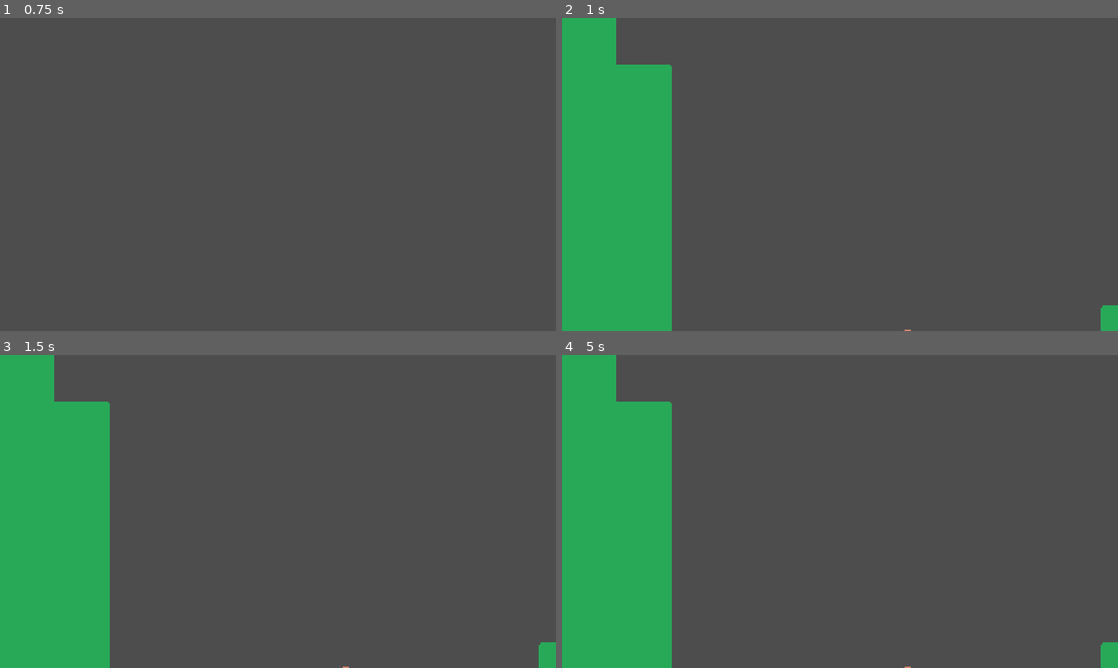
Above: before the commit, frames 1-4 (two rows, left to right).
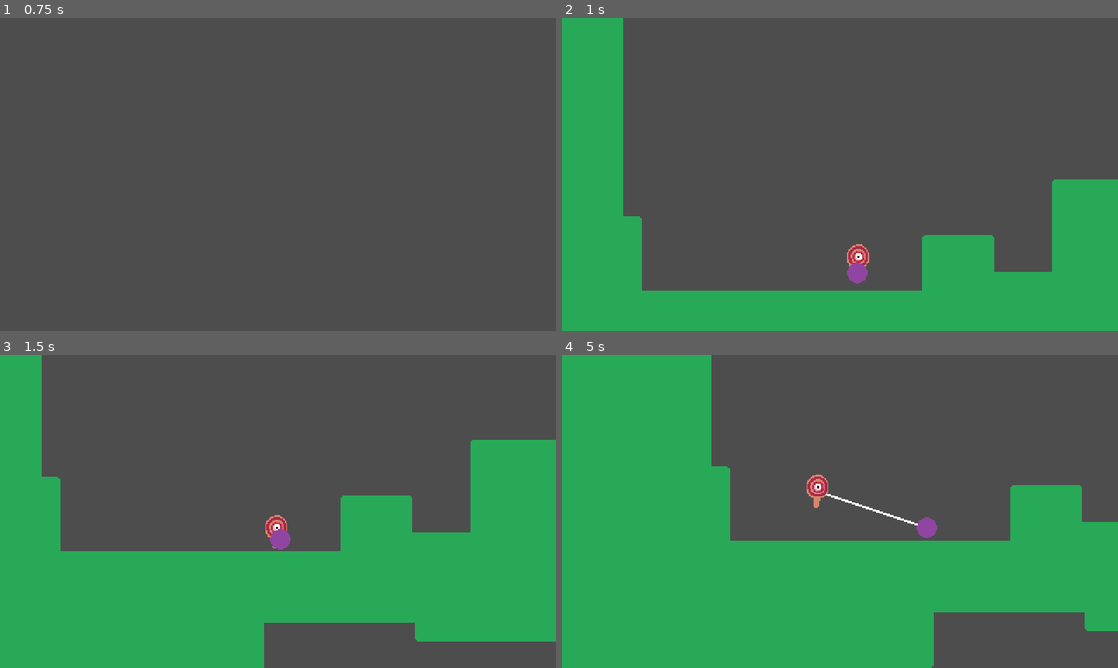
Above: after the commit, the same moments.

Repository: Duocuokie/haven
Game: Godot game, scene res://Game/Main.tscn
Same seed, same stepped clock (60 frames per second), same inputs: the game is played once before the commit and once after it.
Inputs (mouse positions are in pixels of both pictures, inside the frame that each line leads up to):
- Up to frame 1 (0.75 s): tap Enter at 0.5 s; move the mouse to (400, 158) at 0.52 s; hold Right (otherright) from 0.53 s (still down); tap J (jump) at 0.6 s
- Up to frame 2 (1 s): keep holding Right (otherright); tap J (jump) at 0.77 s; tap Up (otherjump, bound only after the commit) at 0.8 s
- Up to frame 3 (1.5 s): keep holding Right (otherright); tap J (jump) at 1.07 s; move the mouse to (166, 527) at 1.27 s; tap Up (otherjump, bound only after the commit) at 1.35 s
- Up to frame 4 (5 s): tap J (jump) at 1.52, 1.55, 1.82, 2.85, 3.02, 3.32, 3.77, 4.07, 4.52, 4.55, 4.82 s; move the mouse to (895, 442) at 2.02 s; release Right (otherright) at 2.03 s; press the mouse at (895, 442) at 2.03 s; hold A (left) 2.03-2.78 s; tap Up (otherjump, bound only after the commit) at 2.3, 3.6 s; move the mouse to (812, 574) at 2.77 s; release the mouse at (812, 574) at 2.78 s; hold Right (otherright) 2.78-4.28 s; move the mouse to (1006, 558) at 3.52 s; move the mouse to (673, 464) at 4.27 s; hold A (left) from 4.28 s (still down); click (673, 464) at 4.35 s

Frame 1 is identical in both runs. In frame 2, 23% of the frame differs, in the area x 9-100%, y 0-100%; in frame 3, 38%, in the area x 7-100%, y 0-100%; in frame 4, 37%.
Error before the commit: Parse Error: Class "Player" hides a global script class. (res://Entities/Players/paddle_player.gd:2)

Commit message:
commit

Diff:
--- a/Entities/Players/player.gd
+++ /dev/null
@@ -1,2 +0,0 @@
-extends CharacterBody2D
-class_name Player
--- a/Entities/ball.gd
+++ b/Entities/ball.gd
@@ -7,8 +7,22 @@
 @onready var small_hit: AudioStreamPlayer = $SmallHit
 @onready var big_hit: AudioStreamPlayer = $BigHit
 @onready var big_hit_ball_particle : GPUParticles2D = $BigHitBallParticle
+@onready var small_hit_ball_particle : GPUParticles2D = $SmallHitBallParticle
 const HIT = preload("uid://bgmg7qe01dlaf")
 
+var SPEED = 100.0
+const JUMP_VELOCITY = -150.0
+var ACCEL = 2000.0
+const  FRICT = 1500.0
+
+
+var jumped := false
+var wasOnFloor := false
+var coyote := false
+
+
+var direction = 0
+var lastDir = 1
 
 var gravity = 700
 
@@ -22,7 +36,8 @@
 	velocity.y += gravity * delta
 	var collision : KinematicCollision2D = move_and_collide(velocity * delta)
 	if is_on_floor():
-		velocity.x = move_toward(velocity.x, 0.0, 1000 * delta)
+		#velocity.x = move_toward(velocity.x, 0.0, 1000 * delta)
+		pass
 	else:
 		velocity.x = move_toward(velocity.x, 0.0, air_res * delta)
 	if collision:
@@ -30,8 +45,10 @@
 		velocity = bounce_velocity
 	else:
 		move_and_slide()
-	if is_on_floor():
-		pass
+	##if is_on_floor():
+		##velocity.x += Input.get_axis("otherleft", "otherright") * 500
+		##if Input.is_action_just_pressed("otherjump"):
+			##velocity.y = -100
 
 
 
@@ -55,6 +72,8 @@
 			SignalBus.small_pause.emit(0.05)
 			SignalBus.noise_shake.emit(8)
 			small_hit.play()
+			small_hit_ball_particle.emitting = true
+			small_hit_ball_particle.process_material.set_meta("direction", area.direction)
 
 			velocity = area.direction * 275
 
--- a/Entities/ball.tscn
+++ b/Entities/ball.tscn
@@ -10,6 +10,10 @@
 [ext_resource type="AudioStream" uid="uid://cn2ffec2f51jr" path="res://Assets/Audio/crit2.ogg" id="8_xhe7f"]
 [ext_resource type="AudioStream" uid="uid://diqa0pli1ub0s" path="res://Assets/Audio/crit3.ogg" id="9_kfeb2"]
 [ext_resource type="PackedScene" uid="uid://dg2rhskih4jmo" path="res://UNSORTED/big_hit_ball_particle.tscn" id="10_qhqcv"]
+[ext_resource type="PackedScene" uid="uid://cnircrqdt3pnp" path="res://UNSORTED/small_hit_ball_particle.tscn" id="11_h8df2"]
+[ext_resource type="PackedScene" uid="uid://baeqwhjus5ay3" path="res://Utils/States/stateMachine.tscn" id="12_p5jf5"]
+[ext_resource type="PackedScene" uid="uid://dded5e5ii6l1h" path="res://Utils/States/Player/PlayerMoveState.tscn" id="13_xhe7f"]
+[ext_resource type="PackedScene" uid="uid://ctr08g4aivhp2" path="res://Utils/States/nostate.tscn" id="14_xhe7f"]
 
 [sub_resource type="CircleShape2D" id="CircleShape2D_c4hok"]
 radius = 9.0
@@ -65,5 +69,27 @@
 [node name="GroundedTimer" type="Timer" parent="." unique_id=410179629]
 one_shot = true
 
+[node name="SmallHitBallParticle" parent="." unique_id=1574565320 instance=ExtResource("11_h8df2")]
+lifetime = 0.15000000000000002
+
+[node name="StateMachine" parent="." unique_id=501441417 node_paths=PackedStringArray("state") instance=ExtResource("12_p5jf5")]
+state = NodePath("PlayerMoveState")
+
+[node name="PlayerMoveState" parent="StateMachine" unique_id=2088656269 node_paths=PackedStringArray("actor", "coyoteTimer", "sprite") instance=ExtResource("13_xhe7f")]
+actor = NodePath("../..")
+coyoteTimer = NodePath("../../CoyoteTimer")
+left = "otherleft"
+right = "otherright"
+jump = "otherjump"
+sprite = NodePath("../../Sprite2D")
+
+[node name="nostate" parent="StateMachine" unique_id=41375804 instance=ExtResource("14_xhe7f")]
+
+[node name="CoyoteTimer" type="Timer" parent="." unique_id=872656197]
+wait_time = 0.1
+one_shot = true
+
 [connection signal="area_entered" from="Area2D" to="." method="_on_area_2d_area_entered"]
 [connection signal="timeout" from="GroundedTimer" to="." method="_on_grounded_timer_timeout"]
+
+[editable path="StateMachine/PlayerMoveState"]
--- a/Utils/States/Player/playerMoveState.gd
+++ b/Utils/States/Player/playerMoveState.gd
@@ -3,6 +3,9 @@
 
 @export var actor : CharacterBody2D
 @export var coyoteTimer : Timer
+@export var left = "left"
+@export var right = "right"
+@export var jump = "jump"
 @export var sprite : Sprite2D
 @onready var bufferTimer: Timer = $BufferTimer
 var direction := 0
@@ -24,51 +27,52 @@
 	set_physics_process(false)
 
 func _physics_process(delta):
+	if not (actor is Ball and not actor.is_on_floor()):
+		if not actor.is_on_floor():
+			if actor.wasOnFloor && !actor.jumped:
+				actor.coyote = true
+				coyoteTimer.start()
+			actor.wasOnFloor = false
+			actor.jumped = false
+			if actor.velocity.y < 0:
+				actor.gravity = 825
+				actor.ACCEL = 2000.0
+			else:
+				actor.gravity = 1200
+				actor.ACCEL = 2500
+			if actor is not Ball:
+				actor.velocity.y += actor.gravity * delta
+		else:
 
-	if not actor.is_on_floor():
-		if actor.wasOnFloor && !actor.jumped:
-			actor.coyote = true
-			coyoteTimer.start()
-		actor.wasOnFloor = false
-		actor.jumped = false
-		if actor.velocity.y < 0:
-			actor.gravity = 825
-			actor.ACCEL = 2000.0
+			actor.wasOnFloor = true
+			actor.ACCEL = 2250
+
+		direction = Input.get_axis(left, right)
+		if direction != 0:
+			if abs(actor.velocity.x) < 280 || direction != sign(actor.velocity.x):
+				actor.velocity.x = move_toward(actor.velocity.x, (direction * actor.SPEED), actor.ACCEL * delta )
+				last_dir = direction
+			else:
+				actor.velocity.x = move_toward(actor.velocity.x, (direction * actor.SPEED), actor.ACCEL/10 * delta )
+				last_dir = direction
 		else:
-			actor.gravity = 1200
-			actor.ACCEL = 2500
-		actor.velocity.y += actor.gravity * delta
-	else:
+			if actor.is_on_floor():
+				actor.velocity.x = move_toward(actor.velocity.x, 0, actor.FRICT * delta)
+			else:
+				actor.velocity.x = move_toward(actor.velocity.x, 0, actor.FRICT * 0.7 * delta)
+		#camera.position.x = move_toward(camera.position.x, 96 * direction, 128 * delta)
 
-		actor.wasOnFloor = true
-		actor.ACCEL = 2250
-
-	direction = Input.get_axis("left", "right")
-	if direction != 0:
-		if abs(actor.velocity.x) < 280 || direction != sign(actor.velocity.x):
-			actor.velocity.x = move_toward(actor.velocity.x, (direction * actor.SPEED), actor.ACCEL * delta )
-			last_dir = direction
+		if Input.is_action_just_pressed(jump) || buffer:
+			if actor.is_on_floor() || actor.coyote:
+				actor.velocity.y = actor.JUMP_VELOCITY
+				actor.jumped = true
+			else:
+				if !buffer:
+					bufferTimer.start()
+					buffer = true
 		else:
-			actor.velocity.x = move_toward(actor.velocity.x, (direction * actor.SPEED), actor.ACCEL/10 * delta )
-			last_dir = direction
-	else:
-		if actor.is_on_floor():
-			actor.velocity.x = move_toward(actor.velocity.x, 0, actor.FRICT * delta)
-		else:
-			actor.velocity.x = move_toward(actor.velocity.x, 0, actor.FRICT * 0.7 * delta)
-	#camera.position.x = move_toward(camera.position.x, 96 * direction, 128 * delta)
-
-	if Input.is_action_just_pressed("jump") || buffer:
-		if actor.is_on_floor() || actor.coyote:
-			actor.velocity.y = actor.JUMP_VELOCITY
-			actor.jumped = true
-		else:
-			if !buffer:
-				bufferTimer.start()
-				buffer = true
-	else:
-		if Input.is_action_just_released("jump") && actor.velocity.y < 0:
-			actor.velocity.y = actor.velocity.y / 2
+			if Input.is_action_just_released(jump) && actor.velocity.y < 0:
+				actor.velocity.y = actor.velocity.y / 2
 
 
 
--- a/project.godot
+++ b/project.godot
@@ -96,6 +96,12 @@
 , Object(InputEventJoypadMotion,"resource_local_to_scene":false,"resource_name":"","device":-1,"axis":0,"axis_value":1.0,"script":null)
 ]
 }
+otherjump={
+"deadzone": 0.2,
+"events": [Object(InputEventJoypadButton,"resource_local_to_scene":false,"resource_name":"","device":-1,"button_index":0,"pressure":0.0,"pressed":true,"script":null)
+, Object(InputEventKey,"resource_local_to_scene":false,"resource_name":"","device":-1,"window_id":0,"alt_pressed":false,"shift_pressed":false,"ctrl_pressed":false,"meta_pressed":false,"pressed":false,"keycode":0,"physical_keycode":4194320,"key_label":0,"unicode":0,"location":0,"echo":false,"script":null)
+]
+}
 
 [layer_names]
 
Not shown, removed: Entities/Players/player.gd.uid
